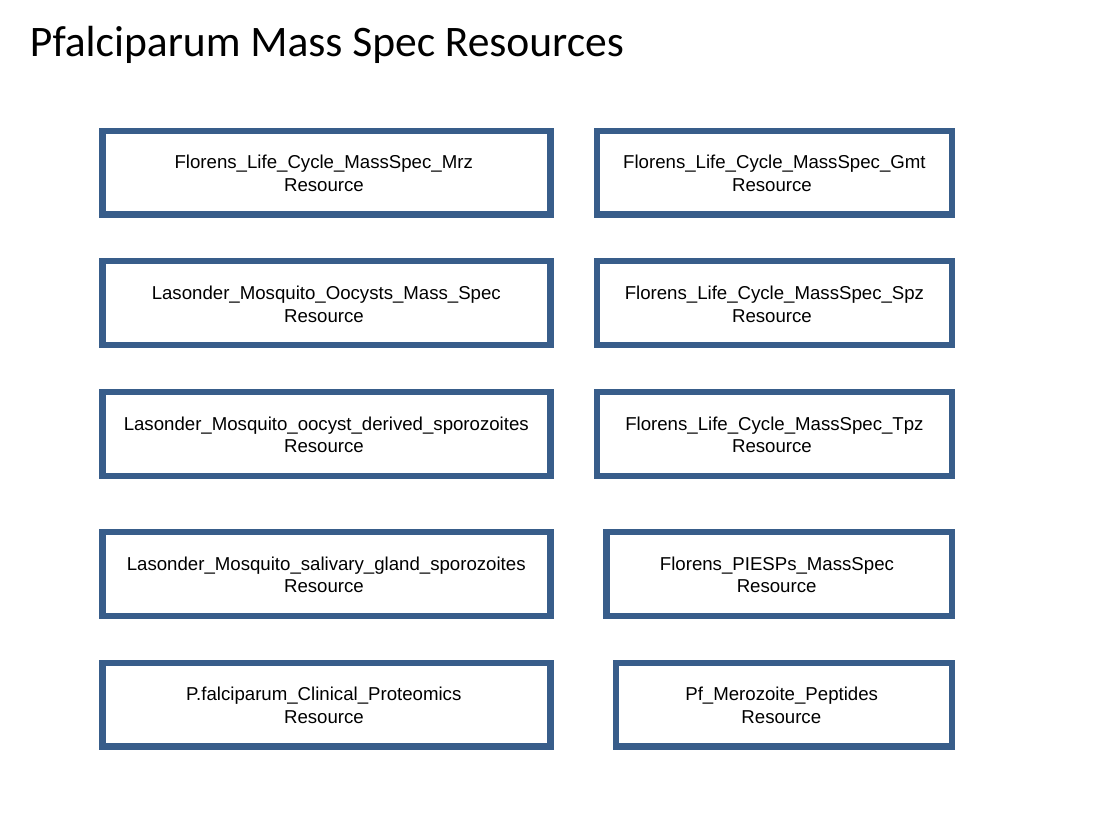
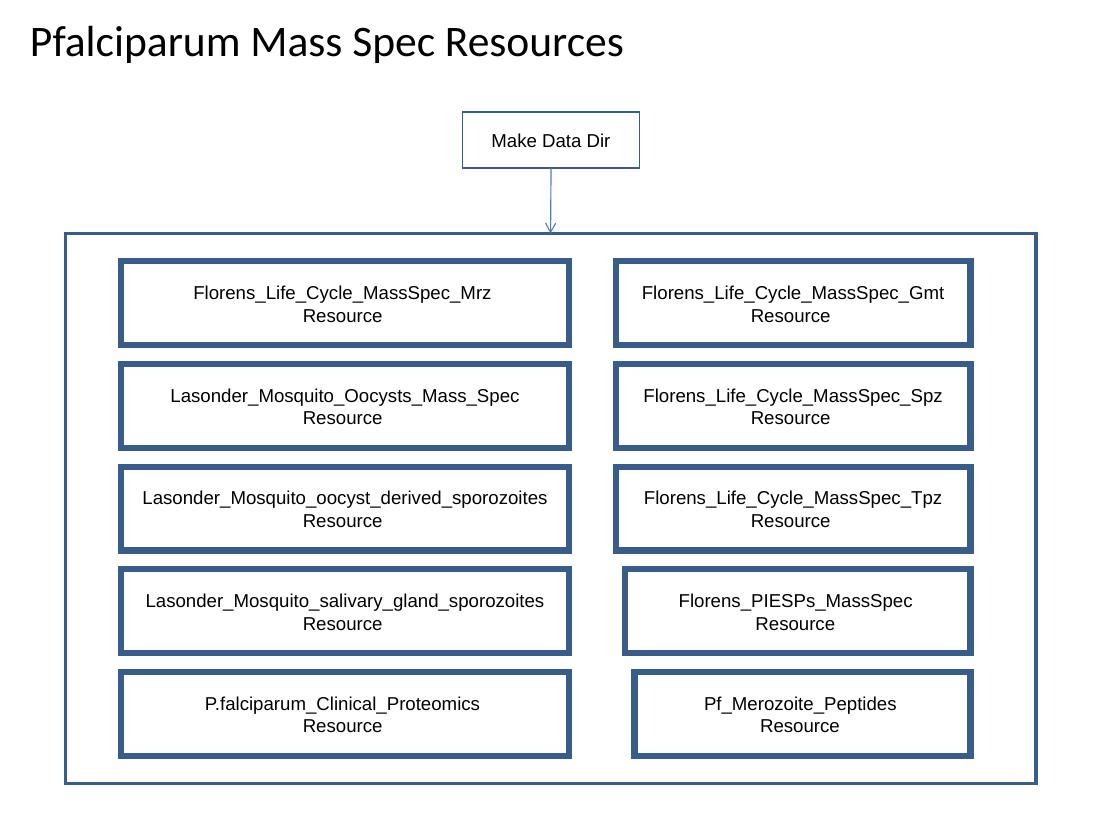
Before and after one commit to VEuPathDB/ApiCommonWorkflow, a slide deck: slide 14 of Main/doc/IntegratedWorkflow.ppt. Drawn at 1120x840 pixels with LibreOffice and Linux fonts; fonts in the diff are those of the drawing. Boxes give left, top, right and bottom in pixels: in the first picture for what was removed or moved away, otherwise in the second. Text is boxed around its words. In the diff, an @@ line names an element or a change of style, - is before the commit and + after.

```diff
--- a/Main/doc/IntegratedWorkflow.ppt
+++ b/Main/doc/IntegratedWorkflow.ppt
@@ rectangle added at box(463, 112, 640, 168), outline #385D8A 0.99 pt, 12 pt, text #000000 @@
+Make Data Dir
@@ arrow added from (551, 168) to (551, 233), #4A7EBB 0.74 pt @@
@@ rectangle added at box(65, 233, 1036, 784), outline #385D8A 2.01 pt @@
@@ rectangle "Florens_Life_Cycle_MassSpec_Mrz": place and size @@
-rectangle "Florens_Life_Cycle_MassSpec_Mrz" at box(103, 131, 551, 215)
+rectangle "Florens_Life_Cycle_MassSpec_Mrz" at box(121, 261, 569, 345)
@@ rectangle "Florens_Life_Cycle_MassSpec_Gmt Resource": place and size @@
-rectangle "Florens_Life_Cycle_MassSpec_Gmt Resource" at box(597, 261, 952, 345)
+rectangle "Florens_Life_Cycle_MassSpec_Gmt Resource" at box(616, 261, 971, 345)
@@ text in rectangle at box(642, 285, 944, 322): text changed @@
-Florens_Life_Cycle_MassSpec_Spz Resource
+Florens_Life_Cycle_MassSpec_Gmt Resource
@@ rectangle "Lasonder_Mosquito_Oocysts_Mass_Spec Resource": place and size @@
-rectangle "Lasonder_Mosquito_Oocysts_Mass_Spec Resource" at box(103, 261, 551, 345)
+rectangle "Lasonder_Mosquito_Oocysts_Mass_Spec Resource" at box(121, 364, 569, 448)
@@ rectangle "Florens_Life_Cycle_MassSpec_Spz Resource": place and size @@
-rectangle "Florens_Life_Cycle_MassSpec_Spz Resource" at box(597, 131, 952, 215)
+rectangle "Florens_Life_Cycle_MassSpec_Spz Resource" at box(616, 364, 971, 448)
@@ text in rectangle at box(643, 388, 942, 424): text changed @@
-Florens_Life_Cycle_MassSpec_Gmt Resource
+Florens_Life_Cycle_MassSpec_Spz Resource
@@ rectangle "Lasonder_Mosquito_oocyst_derived_sporozoites Resource": place and size @@
-rectangle "Lasonder_Mosquito_oocyst_derived_sporozoites Resource" at box(103, 392, 551, 476)
+rectangle "Lasonder_Mosquito_oocyst_derived_sporozoites Resource" at box(121, 467, 569, 551)
@@ rectangle "Florens_Life_Cycle_MassSpec_Tpz Resource": place and size @@
-rectangle "Florens_Life_Cycle_MassSpec_Tpz Resource" at box(597, 392, 952, 476)
+rectangle "Florens_Life_Cycle_MassSpec_Tpz Resource" at box(616, 467, 971, 551)
@@ rectangle "Lasonder_Mosquito_salivary_gland_sporozoites Resource": place and size @@
-rectangle "Lasonder_Mosquito_salivary_gland_sporozoites Resource" at box(103, 532, 551, 616)
+rectangle "Lasonder_Mosquito_salivary_gland_sporozoites Resource" at box(121, 569, 569, 653)
@@ rectangle "Florens_PIESPs_MassSpec": place and size @@
-rectangle "Florens_PIESPs_MassSpec" at box(607, 532, 952, 616)
+rectangle "Florens_PIESPs_MassSpec" at box(625, 569, 970, 653)
@@ rectangle "P.falciparum_Clinical_Proteomics": place and size @@
-rectangle "P.falciparum_Clinical_Proteomics" at box(103, 663, 551, 747)
+rectangle "P.falciparum_Clinical_Proteomics" at box(121, 672, 569, 756)
@@ rectangle "Pf_Merozoite_Peptides": place and size @@
-rectangle "Pf_Merozoite_Peptides" at box(616, 663, 952, 747)
+rectangle "Pf_Merozoite_Peptides" at box(635, 672, 971, 756)
```
Also in this commit, not shown: 33 other slides changed.
